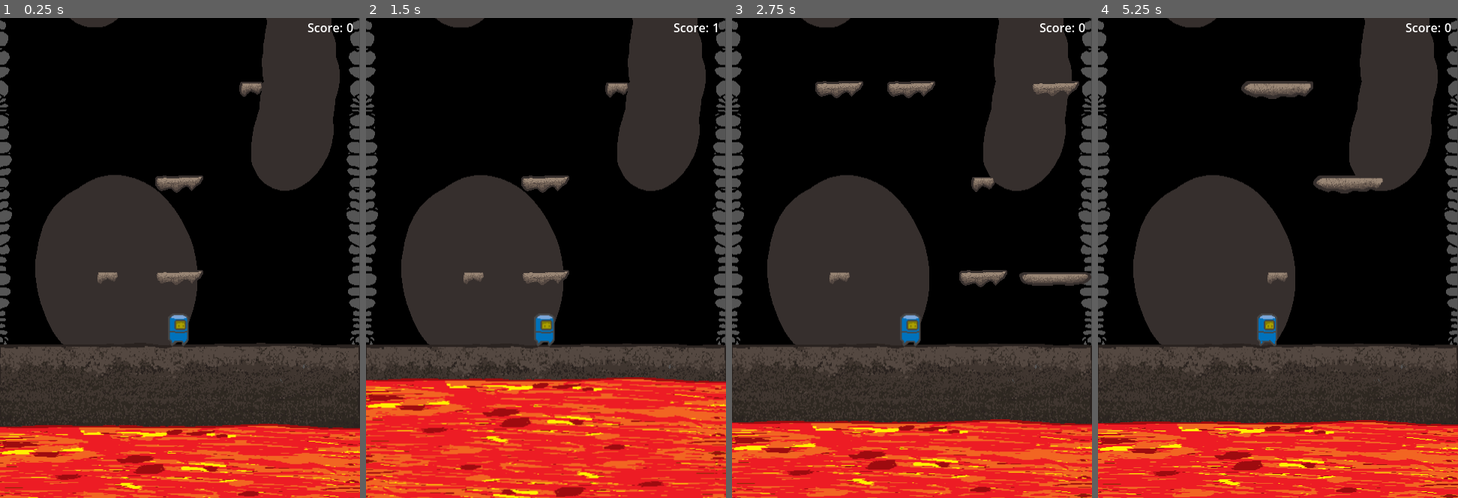
Above: before the commit, frames 1-4 (left to right).
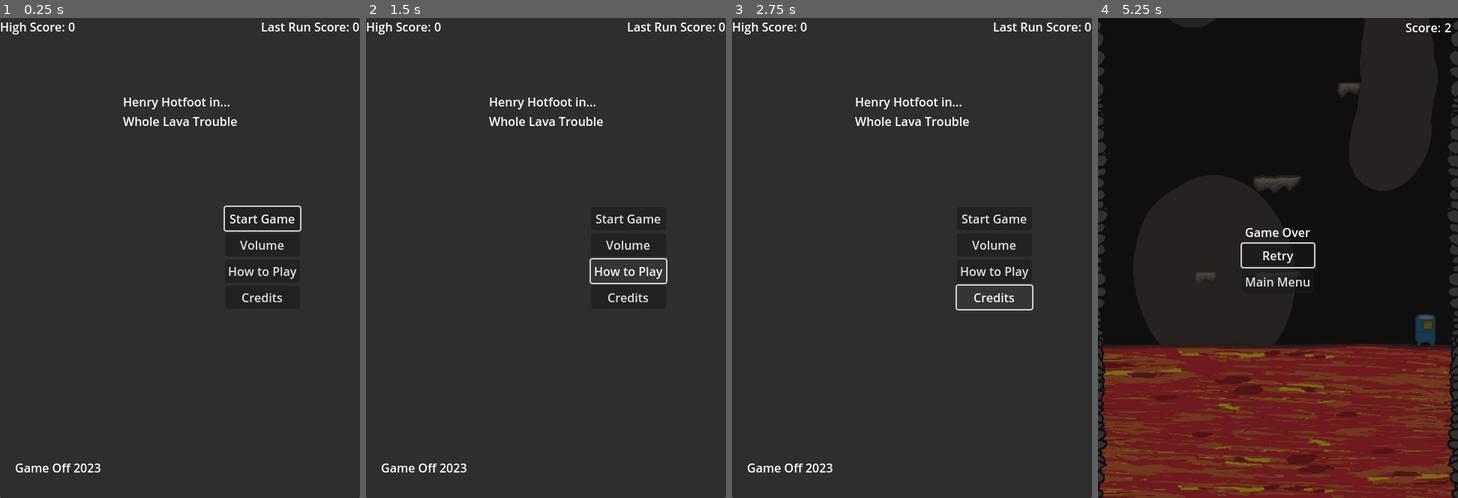
Above: after the commit, the same moments.

Repository: wrStorage/Game-Off-2023-Game-Submission
Game: Godot game, scene res://scenes/gui/main_menu.tscn
Two runs of this game, one before a commit and one after it. Both use one fixed random seed, a clock stepped at 60 frames per second and the inputs below. Before the commit the project starts from res://scenes/levels/stage_one.tscn.
Inputs (mouse positions are in pixels of both pictures, inside the frame that each line leads up to):
- Up to frame 1 (0.25 s): no input
- Up to frame 2 (1.5 s): click (628, 243) at 0.5 s, where only the run after the commit has a clickable "Volume"; click (628, 272) at 1.25 s, where only the run after the commit has a clickable "How to Play"
- Up to frame 3 (2.75 s): click (994, 296) at 2 s, where only the run after the commit has a clickable "Credits"
- Up to frame 4 (5.25 s): click (1360, 219) at 2.75 s, where only the run after the commit has a clickable "Start Game"; hold Right (ui_right) 3.53-5.03 s; tap Up (ui_up) at 3.77, 4.52 s; hold Left (ui_left) from 5.03 s (still down)

The runs differ from the first frame. In frame 1, 65% of the frame differs, in the area x 0-100%, y 0-100%; in frame 2, 76%; in frame 3, 66%; in frame 4, 37%.

Commit message:
Added GUI components

Diff:
--- a/project.godot
+++ b/project.godot
@@ -11,19 +11,29 @@
 [application]
 
 config/name="Whole_Lava_Trouble"
-run/main_scene="res://scenes/levels/stage_one.tscn"
+run/main_scene="res://scenes/gui/main_menu.tscn"
 config/features=PackedStringArray("4.1", "GL Compatibility")
 config/icon="res://assets/sprites/objects/spr_idol.png"
 
 [autoload]
 
 GameManager="*res://scenes/utility/game_manager.tscn"
+DeathScreen="*res://scenes/gui/death_screen.tscn"
 
 [display]
 
 window/size/viewport_width=480
 window/size/viewport_height=640
 window/stretch/mode="canvas_items"
+
+[input]
+
+pause={
+"deadzone": 0.5,
+"events": [Object(InputEventKey,"resource_local_to_scene":false,"resource_name":"","device":-1,"window_id":0,"alt_pressed":false,"shift_pressed":false,"ctrl_pressed":false,"meta_pressed":false,"pressed":false,"keycode":0,"physical_keycode":4194305,"key_label":0,"unicode":0,"echo":false,"script":null)
+, Object(InputEventKey,"resource_local_to_scene":false,"resource_name":"","device":-1,"window_id":0,"alt_pressed":false,"shift_pressed":false,"ctrl_pressed":false,"meta_pressed":false,"pressed":false,"keycode":0,"physical_keycode":80,"key_label":0,"unicode":112,"echo":false,"script":null)
+]
+}
 
 [layer_names]
 
--- /dev/null
+++ b/scenes/gui/death_screen.tscn
@@ -0,0 +1,49 @@
+[gd_scene load_steps=2 format=3 uid="uid://8xxgkjhivle6"]
+
+[ext_resource type="Script" path="res://scripts/guiscripts/death_screen.gd" id="1_n0kj5"]
+
+[node name="DeathScreen" type="CanvasLayer"]
+process_mode = 3
+layer = 2
+script = ExtResource("1_n0kj5")
+
+[node name="ScreenPanel" type="Panel" parent="."]
+anchors_preset = 15
+anchor_right = 1.0
+anchor_bottom = 1.0
+grow_horizontal = 2
+grow_vertical = 2
+
+[node name="ButtonMarginContainer" type="MarginContainer" parent="ScreenPanel"]
+layout_mode = 1
+anchors_preset = 8
+anchor_left = 0.5
+anchor_top = 0.5
+anchor_right = 0.5
+anchor_bottom = 0.5
+offset_left = -48.0
+offset_top = -33.0
+offset_right = 48.0
+offset_bottom = 33.0
+grow_horizontal = 2
+grow_vertical = 2
+
+[node name="ButtonVerticalContainer" type="VBoxContainer" parent="ScreenPanel/ButtonMarginContainer"]
+layout_mode = 2
+
+[node name="GameOverLabel" type="Label" parent="ScreenPanel/ButtonMarginContainer/ButtonVerticalContainer"]
+layout_mode = 2
+text = "Game Over"
+horizontal_alignment = 1
+
+[node name="RetryButton" type="Button" parent="ScreenPanel/ButtonMarginContainer/ButtonVerticalContainer"]
+layout_mode = 2
+text = "Retry"
+
+[node name="MainMenuButton" type="Button" parent="ScreenPanel/ButtonMarginContainer/ButtonVerticalContainer"]
+layout_mode = 2
+text = "Main Menu"
+
+[connection signal="visibility_changed" from="." to="." method="_on_visibility_changed"]
+[connection signal="pressed" from="ScreenPanel/ButtonMarginContainer/ButtonVerticalContainer/RetryButton" to="." method="_on_retry_button_pressed"]
+[connection signal="pressed" from="ScreenPanel/ButtonMarginContainer/ButtonVerticalContainer/MainMenuButton" to="." method="_on_main_menu_button_pressed"]
--- a/scenes/gui/hud.tscn
+++ b/scenes/gui/hud.tscn
@@ -24,8 +24,3 @@
 [node name="ScoreNumberLabel" type="Label" parent="MarginContainer/HBoxContainer"]
 layout_mode = 2
 text = "0"
-
-[node name="ScoreTimer" type="Timer" parent="."]
-autostart = true
-
-[connection signal="timeout" from="ScoreTimer" to="." method="_on_score_timer_timeout"]
--- /dev/null
+++ b/scenes/gui/main_menu.tscn
@@ -0,0 +1,106 @@
+[gd_scene load_steps=2 format=3 uid="uid://dkeq26h0kehkm"]
+
+[ext_resource type="Script" path="res://scripts/guiscripts/main_menu.gd" id="1_k1r4g"]
+
+[node name="MainMenu" type="Control"]
+layout_mode = 3
+anchors_preset = 15
+anchor_right = 1.0
+anchor_bottom = 1.0
+grow_horizontal = 2
+grow_vertical = 2
+script = ExtResource("1_k1r4g")
+
+[node name="MainPanel" type="Panel" parent="."]
+layout_mode = 1
+anchors_preset = 15
+anchor_right = 1.0
+anchor_bottom = 1.0
+grow_horizontal = 2
+grow_vertical = 2
+
+[node name="ScorePanel" type="Panel" parent="MainPanel"]
+layout_mode = 1
+anchors_preset = 10
+anchor_right = 1.0
+grow_horizontal = 2
+
+[node name="HighScoreLabel" type="Label" parent="MainPanel/ScorePanel"]
+layout_mode = 0
+offset_right = 91.0
+offset_bottom = 26.0
+text = "High Score: 0"
+
+[node name="PreviousScoreLabel" type="Label" parent="MainPanel/ScorePanel"]
+layout_mode = 1
+anchors_preset = 1
+anchor_left = 1.0
+anchor_right = 1.0
+offset_left = -123.0
+offset_bottom = 26.0
+grow_horizontal = 0
+text = "Last Run Score: 0"
+
+[node name="Title" type="Label" parent="MainPanel"]
+layout_mode = 1
+anchors_preset = 5
+anchor_left = 0.5
+anchor_right = 0.5
+offset_left = -76.5
+offset_top = 100.0
+offset_right = 76.5
+offset_bottom = 152.0
+grow_horizontal = 2
+text = "Henry Hotfoot in...
+Whole Lava Trouble"
+
+[node name="MarginButtonContainer" type="MarginContainer" parent="MainPanel"]
+layout_mode = 1
+anchors_preset = 6
+anchor_left = 1.0
+anchor_top = 0.5
+anchor_right = 1.0
+anchor_bottom = 0.5
+offset_left = -180.0
+offset_top = -68.0
+offset_right = -80.0
+offset_bottom = 68.0
+grow_horizontal = 0
+grow_vertical = 2
+
+[node name="VerticalButtonContainer" type="VBoxContainer" parent="MainPanel/MarginButtonContainer"]
+layout_mode = 2
+
+[node name="StartButton" type="Button" parent="MainPanel/MarginButtonContainer/VerticalButtonContainer"]
+layout_mode = 2
+text = "Start Game"
+
+[node name="VolumeButton" type="Button" parent="MainPanel/MarginButtonContainer/VerticalButtonContainer"]
+layout_mode = 2
+text = "Volume"
+
+[node name="InstructionsButton" type="Button" parent="MainPanel/MarginButtonContainer/VerticalButtonContainer"]
+layout_mode = 2
+text = "How to Play"
+
+[node name="CreditsButton" type="Button" parent="MainPanel/MarginButtonContainer/VerticalButtonContainer"]
+layout_mode = 2
+text = "Credits"
+
+[node name="JamMarginContainer" type="MarginContainer" parent="MainPanel"]
+layout_mode = 1
+anchors_preset = 2
+anchor_top = 1.0
+anchor_bottom = 1.0
+offset_left = 20.0
+offset_top = -60.0
+offset_right = 135.0
+offset_bottom = -20.0
+grow_vertical = 0
+
+[node name="JamLabel" type="Label" parent="MainPanel/JamMarginContainer"]
+layout_mode = 2
+text = "Game Off 2023
+"
+
+[connection signal="pressed" from="MainPanel/MarginButtonContainer/VerticalButtonContainer/StartButton" to="." method="_on_start_button_pressed"]
--- /dev/null
+++ b/scenes/gui/pause_menu.tscn
@@ -0,0 +1,47 @@
+[gd_scene load_steps=2 format=3 uid="uid://caidgm4d88qyr"]
+
+[ext_resource type="Script" path="res://scripts/guiscripts/pause_menu.gd" id="1_rxlo3"]
+
+[node name="PauseMenu" type="CanvasLayer"]
+process_mode = 3
+script = ExtResource("1_rxlo3")
+
+[node name="PausePanel" type="Panel" parent="."]
+anchors_preset = 15
+anchor_right = 1.0
+anchor_bottom = 1.0
+grow_horizontal = 2
+grow_vertical = 2
+
+[node name="ButtonMarginContainer" type="MarginContainer" parent="PausePanel"]
+layout_mode = 1
+anchors_preset = 8
+anchor_left = 0.5
+anchor_top = 0.5
+anchor_right = 0.5
+anchor_bottom = 0.5
+offset_left = -20.0
+offset_top = -20.0
+offset_right = 20.0
+offset_bottom = 20.0
+grow_horizontal = 2
+grow_vertical = 2
+
+[node name="ButtonVerticalContainer" type="VBoxContainer" parent="PausePanel/ButtonMarginContainer"]
+layout_mode = 2
+
+[node name="PausedLabel" type="Label" parent="PausePanel/ButtonMarginContainer/ButtonVerticalContainer"]
+layout_mode = 2
+text = "Game Paused"
+
+[node name="ResumeButton" type="Button" parent="PausePanel/ButtonMarginContainer/ButtonVerticalContainer"]
+layout_mode = 2
+text = "Resume"
+
+[node name="MainMenuButton" type="Button" parent="PausePanel/ButtonMarginContainer/ButtonVerticalContainer"]
+layout_mode = 2
+text = "Main Menu"
+
+[connection signal="visibility_changed" from="." to="." method="_on_visibility_changed"]
+[connection signal="pressed" from="PausePanel/ButtonMarginContainer/ButtonVerticalContainer/ResumeButton" to="." method="_on_resume_button_pressed"]
+[connection signal="pressed" from="PausePanel/ButtonMarginContainer/ButtonVerticalContainer/MainMenuButton" to="." method="_on_main_menu_button_pressed"]
--- a/scenes/levels/stage_one.tscn
+++ b/scenes/levels/stage_one.tscn
@@ -14,10 +14,12 @@
 [ext_resource type="Texture2D" uid="uid://drp15cm6iut31" path="res://assets/sprites/background/spr_edge_left.png" id="12_r41n6"]
 [ext_resource type="Texture2D" uid="uid://miyl3scjq70q" path="res://assets/sprites/background/spr_edge_right.png" id="13_2dotl"]
 [ext_resource type="PackedScene" uid="uid://ctm0e25fnf4fx" path="res://scenes/objects/platform_64.tscn" id="13_rnkvk"]
+[ext_resource type="PackedScene" uid="uid://caidgm4d88qyr" path="res://scenes/gui/pause_menu.tscn" id="15_36v8r"]
 
 [node name="StageOne" type="Node2D"]
 script = ExtResource("1_swgrx")
 platforms = Array[PackedScene]([ExtResource("2_xlfe3"), ExtResource("5_26223"), ExtResource("13_rnkvk"), ExtResource("5_aqew2")])
+metadata/_edit_vertical_guides_ = []
 
 [node name="RockSpawnerPath" parent="." instance=ExtResource("2_oh5n1")]
 position = Vector2(0, -500)
@@ -38,33 +40,39 @@
 [node name="Lava" parent="." instance=ExtResource("5_4u7sq")]
 position = Vector2(0, 400)
 
-[node name="HUD" parent="." instance=ExtResource("6_beuet")]
-
 [node name="LeftInvisibleWall" parent="." instance=ExtResource("7_bir2g")]
 position = Vector2(-295, 0)
 
 [node name="RightInvisibleWall" parent="." instance=ExtResource("7_bir2g")]
 position = Vector2(295, 0)
 
-[node name="ParallaxController" type="ParallaxBackground" parent="."]
+[node name="PauseMenu" parent="." instance=ExtResource("15_36v8r")]
 
-[node name="BackgroundParallax" type="ParallaxLayer" parent="ParallaxController"]
+[node name="HUD" parent="." instance=ExtResource("6_beuet")]
+layer = 3
+
+[node name="BackgroundParallax" type="ParallaxBackground" parent="."]
+
+[node name="BackgroundParallax" type="ParallaxLayer" parent="BackgroundParallax"]
 motion_mirroring = Vector2(0, 640)
 
-[node name="BackgroundSprite" type="Sprite2D" parent="ParallaxController/BackgroundParallax"]
+[node name="BackgroundSprite" type="Sprite2D" parent="BackgroundParallax/BackgroundParallax"]
 position = Vector2(0, 320)
 texture = ExtResource("11_gf6n1")
 
-[node name="LeftEdgeParallax" type="ParallaxLayer" parent="ParallaxController"]
+[node name="ForegroundParallax" type="ParallaxBackground" parent="."]
+layer = 0
+
+[node name="LeftEdgeParallax" type="ParallaxLayer" parent="ForegroundParallax"]
 motion_mirroring = Vector2(0, 640)
 
-[node name="LeftEdgeSprite" type="Sprite2D" parent="ParallaxController/LeftEdgeParallax"]
-position = Vector2(-230, 320)
+[node name="LeftEdgeSprite" type="Sprite2D" parent="ForegroundParallax/LeftEdgeParallax"]
+position = Vector2(-234, 320)
 texture = ExtResource("12_r41n6")
 
-[node name="RightEdgeParallax" type="ParallaxLayer" parent="ParallaxController"]
+[node name="RightEdgeParallax" type="ParallaxLayer" parent="ForegroundParallax"]
 motion_mirroring = Vector2(0, 640)
 
-[node name="RightEdgeSprite" type="Sprite2D" parent="ParallaxController/RightEdgeParallax"]
-position = Vector2(230, 320)
+[node name="RightEdgeSprite" type="Sprite2D" parent="ForegroundParallax/RightEdgeParallax"]
+position = Vector2(234, 320)
 texture = ExtResource("13_2dotl")
--- a/scenes/utility/game_manager.tscn
+++ b/scenes/utility/game_manager.tscn
@@ -9,4 +9,7 @@
 wait_time = 30.0
 autostart = true
 
+[node name="ScoreTimer" type="Timer" parent="."]
+
 [connection signal="timeout" from="DifficultyTimer" to="." method="_on_difficulty_timer_timeout"]
+[connection signal="timeout" from="ScoreTimer" to="." method="_on_score_timer_timeout"]
--- /dev/null
+++ b/scripts/guiscripts/death_screen.gd
@@ -0,0 +1,23 @@
+extends CanvasLayer
+
+@onready var retry_button = $ScreenPanel/ButtonMarginContainer/ButtonVerticalContainer/RetryButton
+
+func _ready() -> void:
+	hide()
+
+func _on_retry_button_pressed() -> void:
+	GameManager.reset_run_score()
+	GameManager.start_game()
+	get_tree().paused = false
+	hide()
+
+func _on_main_menu_button_pressed() -> void:
+	GameManager.end_game()
+	get_tree().paused = false
+	hide()
+
+func _on_visibility_changed() -> void:
+	if visible:
+		GameManager.stop_score_timer()
+		GameManager.check_scores()
+		retry_button.grab_focus()
--- a/scripts/guiscripts/hud.gd
+++ b/scripts/guiscripts/hud.gd
@@ -2,5 +2,5 @@
 
 @onready var score_label = $MarginContainer/HBoxContainer/ScoreNumberLabel
 
-func _on_score_timer_timeout() -> void:
-	score_label.text = str(int(score_label.text) + 1)
+func _process(delta):
+	score_label.text = str(GameManager.current_run_score)
--- /dev/null
+++ b/scripts/guiscripts/main_menu.gd
@@ -0,0 +1,14 @@
+extends Control
+
+const level_scene = preload("res://scenes/levels/stage_one.tscn")
+@onready var high_score_label = $MainPanel/ScorePanel/HighScoreLabel
+@onready var previous_score_label = $MainPanel/ScorePanel/PreviousScoreLabel
+@onready var start_button = $MainPanel/MarginButtonContainer/VerticalButtonContainer/StartButton
+
+func _ready() -> void:
+	start_button.grab_focus()
+	high_score_label.text = "High Score: " + str(GameManager.high_score)
+	previous_score_label.text = "Last Run Score: " + str(GameManager.previous_run_score)
+
+func _on_start_button_pressed() -> void:
+	GameManager.start_game()
--- /dev/null
+++ b/scripts/guiscripts/pause_menu.gd
@@ -0,0 +1,20 @@
+extends CanvasLayer
+
+@onready var resume_button = $PausePanel/ButtonMarginContainer/ButtonVerticalContainer/ResumeButton
+
+func _ready() -> void:
+	hide()
+
+func _on_resume_button_pressed() -> void:
+	hide()
+	get_tree().paused = false
+
+func _on_visibility_changed() -> void:
+	if visible:
+		resume_button.grab_focus()
+
+func _on_main_menu_button_pressed() -> void:
+	GameManager.stop_score_timer()
+	GameManager.reset_run_score()
+	GameManager.load_main_menu()
+	get_tree().paused = false
--- a/scripts/levelscripts/stage_one.gd
+++ b/scripts/levelscripts/stage_one.gd
@@ -3,6 +3,8 @@
 @export var platforms: Array[PackedScene] = []
 @onready var idol: PackedScene = preload("res://scenes/objects/idol.tscn")
 @onready var rock_spawner = $RockSpawnerPath
+@onready var player = $Player
+@onready var pause_menu = $PauseMenu
 var screen_height: int = 640
 var rng = RandomNumberGenerator.new()
 var vertical_offset: int = 126
@@ -14,15 +16,20 @@
 var prev_choice: int = 0
 var added_idol: bool = false
 
+func _input(event):
+	if event.is_action_pressed("pause"):
+		pause_menu.show()
+		get_tree().paused = true
+
 func _ready() -> void:
 	generate_platforms()
 
 func _process(_delta) -> void:
-	if $Player.global_position.y <= platform_generate_height:
+	if player.global_position.y <= platform_generate_height:
 		generate_platforms()
 		platform_generate_height -= 640
 
-	rock_spawner.global_position.y = $Player.global_position.y - screen_height
+	rock_spawner.global_position.y = player.global_position.y - screen_height
 
 func add_platform(platform_position, row) -> void:
 	var new_platform = platforms[rng.randi_range(0, platforms.size() - 1)].instantiate()
--- a/scripts/objectscripts/idol.gd
+++ b/scripts/objectscripts/idol.gd
@@ -2,7 +2,6 @@
 
 var offset: int = -48
 
-# Called when the node enters the scene tree for the first time.
 func _ready():
 	position.y = position.y + offset
 
--- a/scripts/objectscripts/lava.gd
+++ b/scripts/objectscripts/lava.gd
@@ -14,7 +14,8 @@
 	if body.collision_layer == 1:
 		body.get_node("DespawnTimer").start()
 	elif body.collision_layer == 4:
-		get_tree().reload_current_scene()
+		DeathScreen.show()
+		get_tree().paused = true
 	elif body.collision_layer == 16:
 		body.queue_free()
 
--- a/scripts/objectscripts/player.gd
+++ b/scripts/objectscripts/player.gd
@@ -8,6 +8,7 @@
 var gravity = ProjectSettings.get_setting("physics/2d/default_gravity")
 var fall_buffer: bool = false
 var buffered_jump: bool = false
+var squished: bool = false
 @export var stun_speed: int = 100
 @export var stun_jump_speed: int = -400
 @onready var stun_timer = $StunTimer
@@ -18,8 +19,10 @@
 @onready var animation_player = $PlayerAnimationPlayer
 
 func _physics_process(delta) -> void:
-	if impacting_ray.is_colliding() and is_on_floor():
-		get_tree().reload_current_scene()
+	if impacting_ray.is_colliding() and is_on_floor() and !squished:
+		squished = true
+		DeathScreen.show()
+		get_tree().paused = true
 
 	var direction = Input.get_axis("ui_left", "ui_right")
 	if is_on_floor() and direction == 0:
--- a/scripts/utilityscripts/game_manager.gd
+++ b/scripts/utilityscripts/game_manager.gd
@@ -1,4 +1,37 @@
 extends Node
 
-func _on_difficulty_timer_timeout():
+var high_score = 0
+var previous_run_score = 0
+var current_run_score = 0
+const main_menu_scene = preload("res://scenes/gui/main_menu.tscn")
+const level_scene = preload("res://scenes/levels/stage_one.tscn")
+@onready var score_timer = $ScoreTimer
+
+func reset_run_score() -> void:
+	current_run_score = 0
+
+func load_main_menu() -> void:
+	get_tree().change_scene_to_packed(main_menu_scene)
+
+func stop_score_timer() -> void:
+	score_timer.stop()
+
+func _on_difficulty_timer_timeout() -> void:
 	get_tree().call_group("Obstacles", "increase_difficulty")
+
+func _on_score_timer_timeout() -> void:
+	current_run_score += 1
+
+func start_game() -> void:
+	get_tree().change_scene_to_packed(level_scene)
+	score_timer.start()
+
+func check_scores() -> void:
+	if current_run_score > high_score:
+		high_score = current_run_score
+
+	previous_run_score = current_run_score
+
+func end_game() -> void:
+	reset_run_score()
+	load_main_menu()
Not shown: 1 places in scenes/levels/stage_one.tscn that only renumber resources
